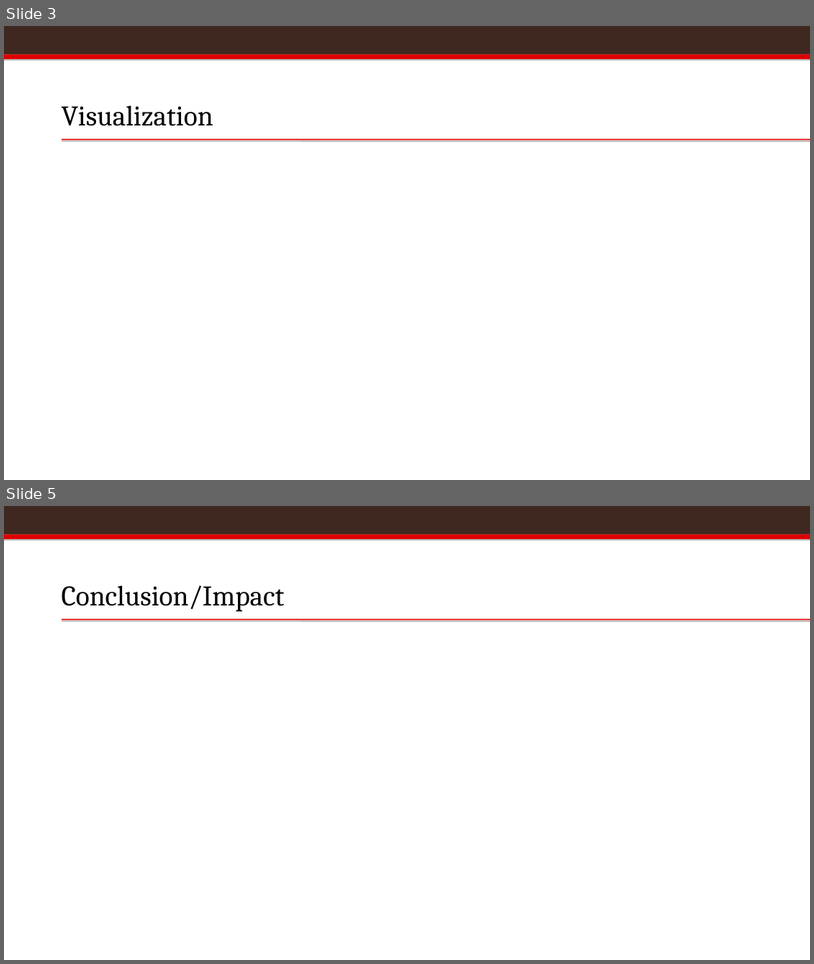
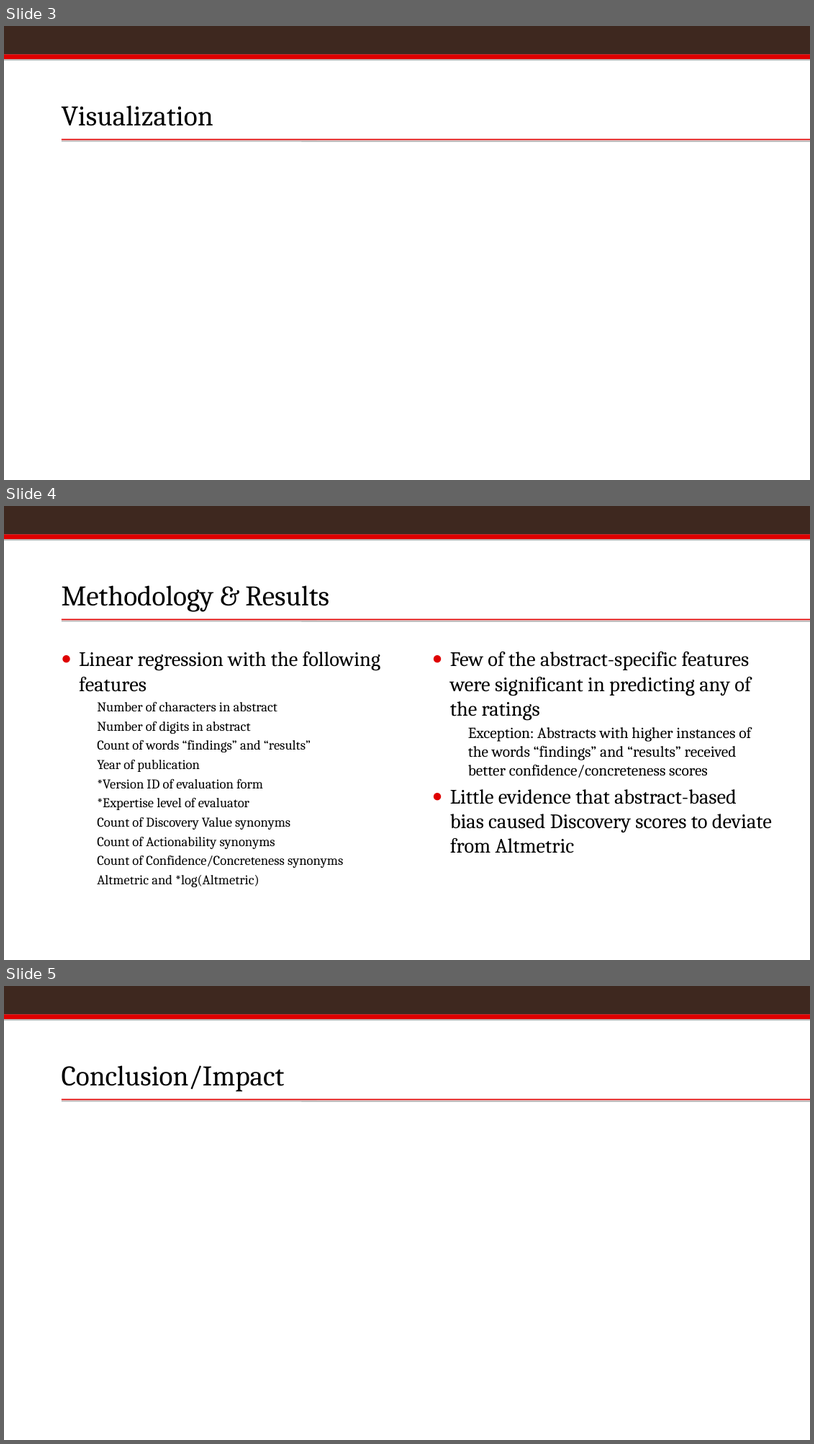
Before and after one commit to vaibhavram/browndatathon, a slide deck: brownDatathonPres.pptx. Shown one above the other, each under a label of ours: slides 3 and 5 before the commit, slides 3, 4 and 5 after it; the slides between them are not shown. The pictures are 814x964 and 814x1444 pixels, drawn with LibreOffice and Linux fonts; fonts in the diff are those of the drawing; background and template pictures are left out. Boxes give left, top, right and bottom in pixels: in the first picture for what was removed or moved away, otherwise in the second. Text is boxed around its words. In the diff, an @@ line names an element or a change of style, - is before the commit and + after.

```diff
--- a/brownDatathonPres.pptx
+++ b/brownDatathonPres.pptx
@@ slide 4 added at (4, 506, 810, 960), background #FFFFFF; not listed: 3 template elements that a slide beside it also shows @@
@@ title added at (62, 585, 329, 612), 33.8 pt, text #000000 @@
+Methodology & Results
@@ text added at (79, 651, 381, 887), 16 pt, text #000000 @@
+● Linear regression with the following features
+  ● Number of characters in abstract
+  ● Number of digits in abstract
+  ● Count of words “findings” and “results”
+  ● Year of publication
+  ● *Version ID of evaluation form
+  ● *Expertise level of evaluator
+  ● Count of Discovery Value synonyms
+  ● Count of Actionability synonyms
+  ● Count of Confidence/Concreteness synonyms
+  ● Altmetric and *log(Altmetric)
@@ text added at (450, 651, 772, 853), 24.4 pt, text #000000 @@
+● Few of the abstract-specific features were significant in predicting any of the ratings
+  ● Exception: Abstracts with higher instances of the words “findings” and “results” received better confidence/concreteness scores
+● Little evidence that abstract-based bias caused Discovery scores to deviate from Altmetric
```
Also in this commit, not shown: 1 slide changed, 1 other slide added, 2 slides removed, 1 other file.
